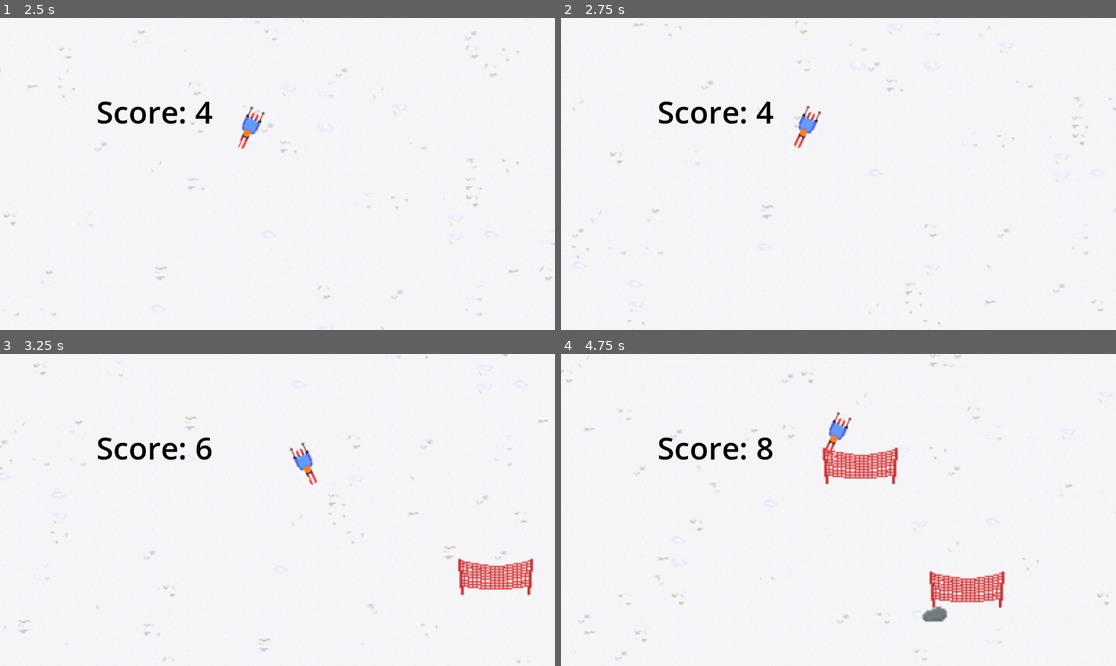
Above: before the commit, frames 1-4 (two rows, left to right).
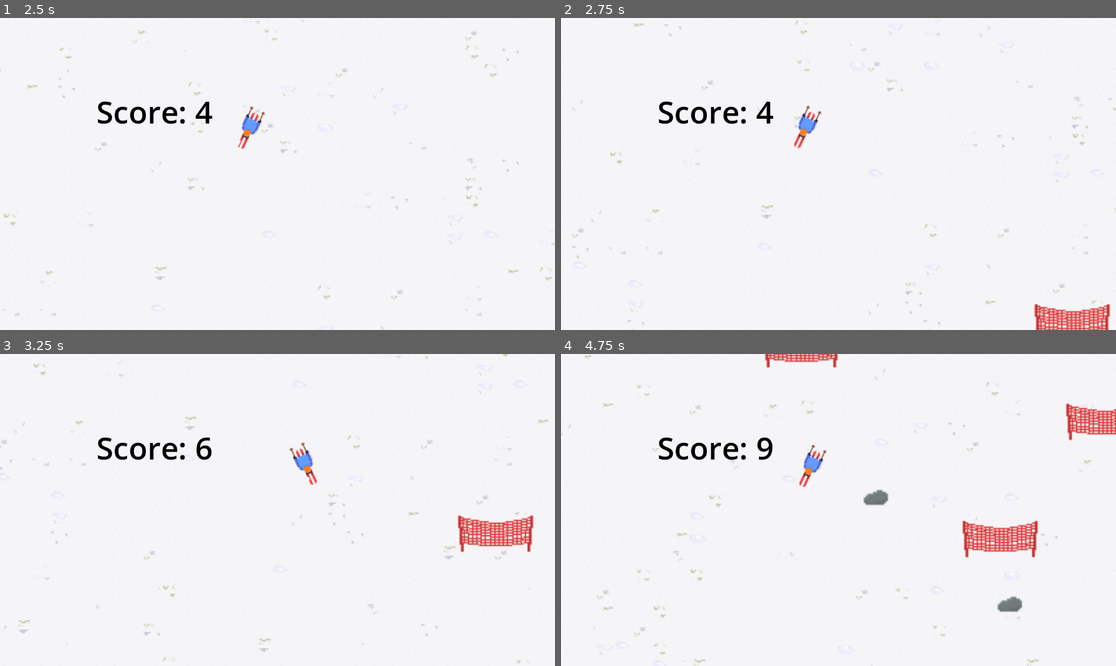
Above: after the commit, the same moments.

Repository: allsers/2dsteep
Game: Godot game, scene res://main_menu.tscn
Same seed, same stepped clock (60 frames per second), same inputs: the game is played once before the commit and once after it.
Inputs (mouse positions are in pixels of both pictures, inside the frame that each line leads up to):
- Up to frame 1 (2.5 s): click (277, 136) at 0.5 s; hold D (move_right) 1.28-2.03 s; tap Space (jump) at 1.35, 1.52, 1.82, 2.1, 2.27 s; hold A (move_left) from 2.03 s (still down)
- Up to frame 2 (2.75 s): keep holding A (move_left); tap Space (jump) at 2.57 s
- Up to frame 3 (3.25 s): release A (move_left) at 2.78 s; hold D (move_right) from 2.78 s (still down); tap Space (jump) at 2.85 s
- Up to frame 4 (4.75 s): tap Space (jump) at 3.6, 3.77, 4.07, 4.35, 4.52 s; release D (move_right) at 4.28 s; hold A (move_left) from 4.28 s (still down)

Frame 1 is identical in both runs. In frame 2, 0.9% of the frame differs, in the area x 85-99%, y 91-100%; in frame 3, 2.2%; in frame 4, 6.3%, in the area x 0-100%, y 0-100%.

Commit message:
Small changes

Diff:
--- a/main_menu.gd
+++ b/main_menu.gd
@@ -4,6 +4,10 @@
 	# Connect the TextureButton's "pressed" signal to the _on_StartButton_pressed function
 	$start_btn/TextureButton.pressed.connect(_on_StartButton_pressed)
 	$quit_btn/TextureButton.pressed.connect(_on_QuitButton_pressed)
+
+func _process(delta: float) -> void:
+	if Input.is_action_just_pressed("jump"):
+		get_tree().change_scene_to_file("res://world.tscn")
 
 func _on_StartButton_pressed():
 	# Change the scene to world.tscn
--- a/player.gd
+++ b/player.gd
@@ -25,7 +25,7 @@
 	move_and_slide()
 	update_animation(direction)  # Pass direction to update animation
 
-	global_position.x = clamp(global_position.x, -1200, 1200)
+	#global_position.x = clamp(global_position.x, -1200, 1200)
 
 
 func update_animation(direction: float):
--- a/project.godot
+++ b/project.godot
@@ -32,6 +32,7 @@
 jump={
 "deadzone": 0.5,
 "events": [Object(InputEventKey,"resource_local_to_scene":false,"resource_name":"","device":-1,"window_id":0,"alt_press …(191 unchanged characters)…
+, Object(InputEventKey,"resource_local_to_scene":false,"resource_name":"","device":-1,"window_id":0,"alt_pressed":false,"shift_pressed":false,"ctrl_pressed":false,"meta_pressed":false,"pressed":false,"keycode":0,"physical_keycode":4194309,"key_label":0,"unicode":0,"location":0,"echo":false,"script":null)
 ]
 }
 pause={
--- a/world.tscn
+++ b/world.tscn
@@ -53,7 +53,7 @@
 tile_set = SubResource("TileSet_2oca3")
 
 [node name="Timer" type="Timer" parent="."]
-wait_time = 0.7
+wait_time = 0.5
 autostart = true
 
 [node name="HUD" parent="." instance=ExtResource("6_tnd1k")]
